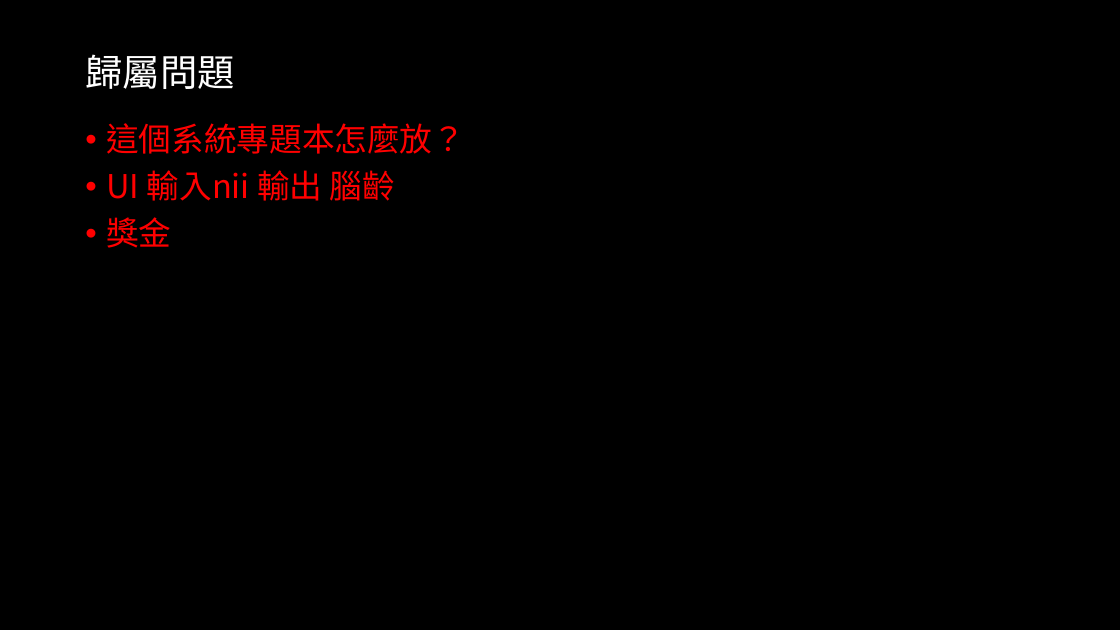
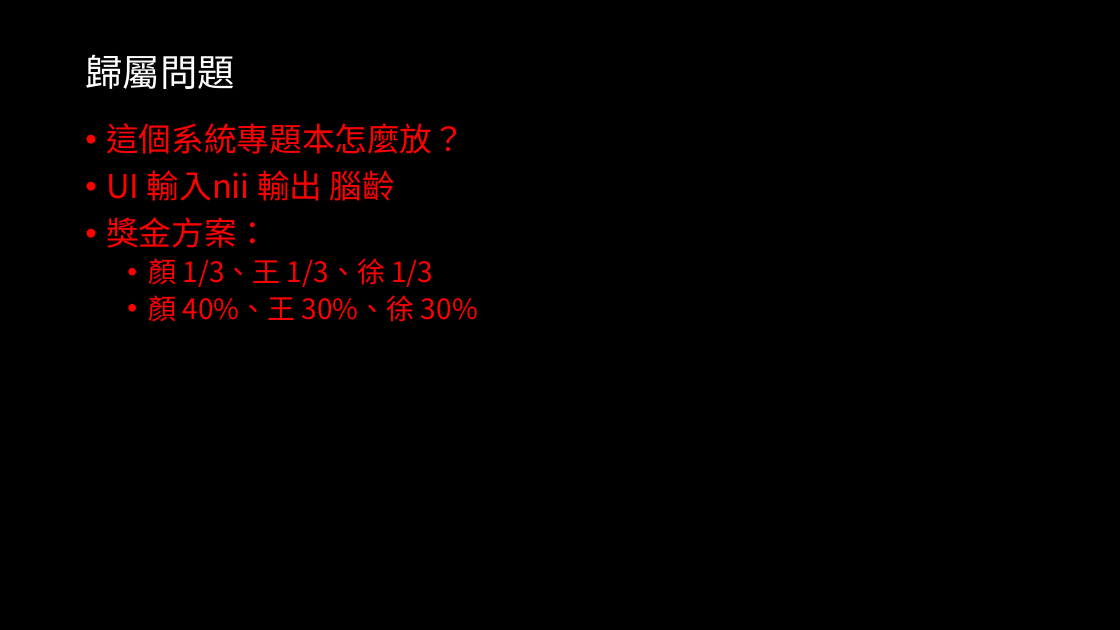
Before and after one commit to 1leo23/Product-packaging, a slide deck: slide 12 of 會議記錄/會議記錄.pptx. Drawn at 1120x630 pixels with LibreOffice and Linux fonts; fonts in the diff are those of the drawing. Boxes give left, top, right and bottom in pixels: in the first picture for what was removed or moved away, otherwise in the second. Text is boxed around its words. In the diff, an @@ line names an element or a change of style, - is before the commit and + after.

```diff
--- a/會議記錄/會議記錄.pptx
+++ b/會議記錄/會議記錄.pptx
@@ text at (x1=106, y1=217, x2=478, y2=322): text changed; size 28 to 24 pt @@
-• 獎金
+• 獎金方案：
+  • 顏 1/3、王 1/3、徐 1/3
+  • 顏 40%、王 30%、徐 30%
```
Also in this commit, not shown: 2 other slides changed, 1 slide added, 1 slide removed.
